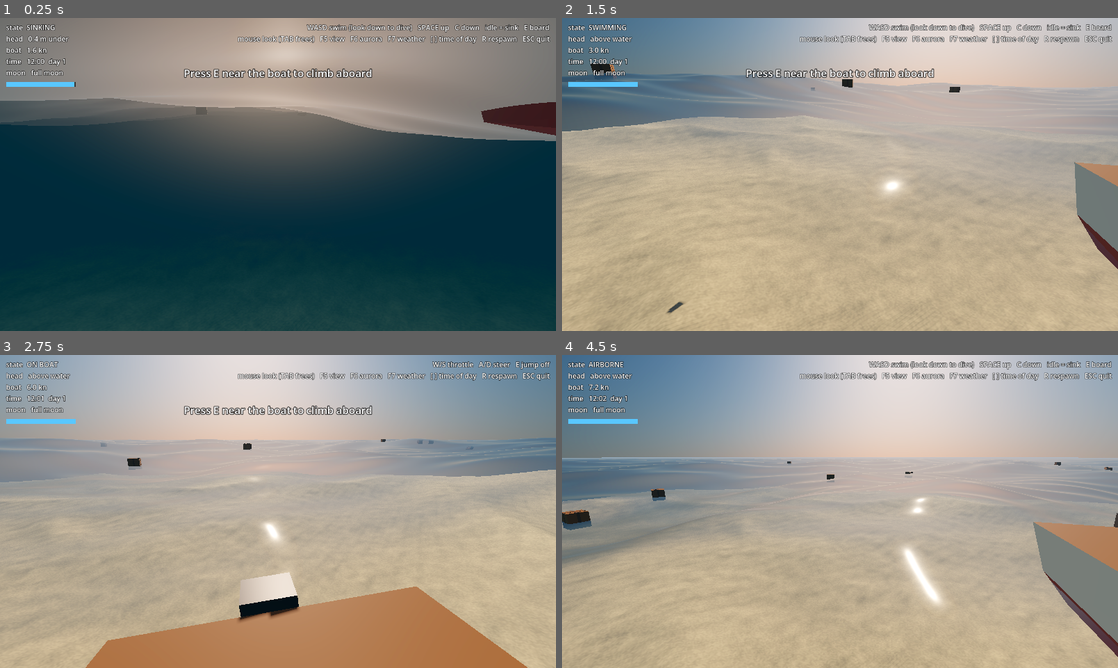
Above: before the commit, frames 1-4 (two rows, left to right).
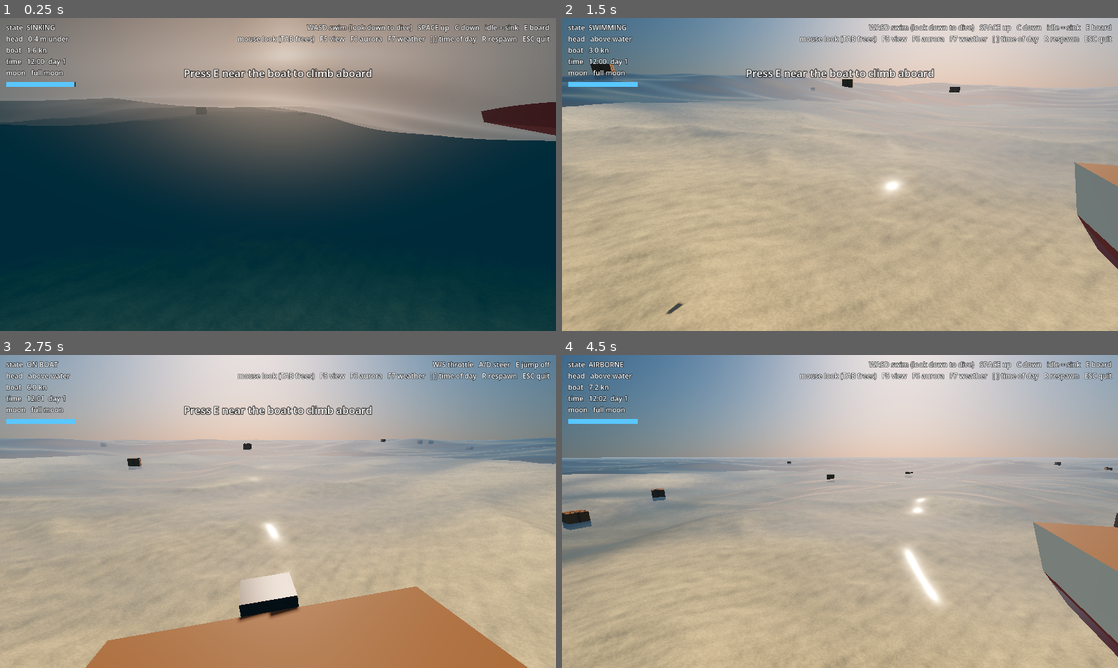
Above: after the commit, the same moments.

Repository: DocRountree/game
Game: Godot game, scene res://src/world/open_ocean/open_ocean.tscn
Same seed, same stepped clock (60 frames per second), same inputs: the game is played once before the commit and once after it.
Inputs (mouse positions are in pixels of both pictures, inside the frame that each line leads up to):
- Up to frame 1 (0.25 s): no input
- Up to frame 2 (1.5 s): tap E (interact) at 0.5, 1.25 s; move the mouse to (867, 174) at 0.52 s; hold W (move_forward) from 0.53 s (still down); tap Down (camera_down) at 0.6 s; move the mouse to (812, 174) at 1.27 s; tap Left (camera_left) at 1.35 s
- Up to frame 3 (2.75 s): keep holding W (move_forward); tap E (interact) at 2 s; move the mouse to (289, 505) at 2.02 s; tap Right (camera_right) at 2.1 s
- Up to frame 4 (4.5 s): keep holding W (move_forward); tap E (interact) at 2.75, 3.5, 4.35 s; move the mouse to (834, 517) at 2.77 s; tap Up (camera_up) at 2.85 s; move the mouse to (878, 514) at 3.52 s; tap C (dive) at 3.6 s; move the mouse to (795, 508) at 4.27 s

The runs differ from the first frame. In frame 2, 2.3% of the frame differs, in the area x 0-98%, y 26-95%; in frame 3, 1.8%; in frame 4, 2.0%.

Commit message:
Seafloor ripples as real geometry: denser grid (~30 cm to 17 m), shading limited to displaced scales, larger ripples

Diff:
--- a/src/systems/water/seafloor/seafloor.gd
+++ b/src/systems/water/seafloor/seafloor.gd
@@ -63,13 +63,14 @@
 func _ready() -> void:
 	_mesh.material_override = material
 	add_child(_mesh)
-	# dense underfoot (10 cm), ~300 m out: stays inside the 384 m half-patch
-	_mesh.rings = 150
-	_mesh.segments = 192
+	# ~30 cm spacing out to ~17 m (sand ripples are real geometry there), ~7 m at
+	# the far edge ~600 m out; ~185k vertices
+	_mesh.rings = 360
+	_mesh.segments = 512
 	_mesh.inner_spacing = 0.1
-	_mesh.growth = 0.03
+	_mesh.growth = 0.012
 	_mesh.mesh = _mesh.build_mesh()
-	_mesh.custom_aabb = AABB(Vector3(-400, -200, -400), Vector3(800, 220, 800))
+	_mesh.custom_aabb = AABB(Vector3(-650, -200, -650), Vector3(1300, 220, 1300))
 	_body.collision_layer = 1   # world
 	_body.collision_mask = 0
 	_body.add_child(_shape)
--- a/src/systems/water/seafloor/seafloor.gdshader
+++ b/src/systems/water/seafloor/seafloor.gdshader
@@ -12,9 +12,9 @@
 uniform vec3 patch_rect = vec3(0.0, 0.0, 768.0);             // corner x, corner z, size (m)
 uniform float relief = 0.55;          // m of fine relief on top of the coarse field
 uniform float relief_wavelength = 9.0; // m: longest fine octave
-uniform float ripple_height = 0.035;    // m: small sand ripples
-uniform float ripple_wavelength = 0.7;  // m
-uniform float wave_height = 0.12;       // m: larger sand waves (megaripples)
+uniform float ripple_height = 0.06;     // m: small sand ripples
+uniform float ripple_wavelength = 1.0;  // m
+uniform float wave_height = 0.2;        // m: larger sand waves (megaripples)
 uniform float wave_wavelength = 6.0;    // m
 uniform vec2 current = vec2(0.8, 0.6);  // direction the bottom current runs (ripple crests lie across it)
 uniform vec3 sand_deep = vec3(0.55, 0.5, 0.38);
@@ -120,7 +120,9 @@
 	float footprint = max(length(fwidth(wpos.xz)), 0.003);
 	vec3 r = relief_at(wpos.xz, footprint * 2.0);
 	float sandy = flatness(wpos.xz);
-	g += r.yz + ripples_at(wpos.xz, footprint * 2.0).yz * sandy;
+	// ripples shade only where they are real geometry (same limit as the vertex
+	// shader), so they never turn into drawn-on lines beyond the mesh's reach
+	g += r.yz + ripples_at(wpos.xz, spacing * 3.0).yz * sandy;
 	vec3 n = normalize(vec3(-g.x, 1.0, -g.y));
 	NORMAL = normalize((VIEW_MATRIX * vec4(n, 0.0)).xyz);
 	float rocky = 1.0 - smoothstep(0.65, 0.85, n.y);
